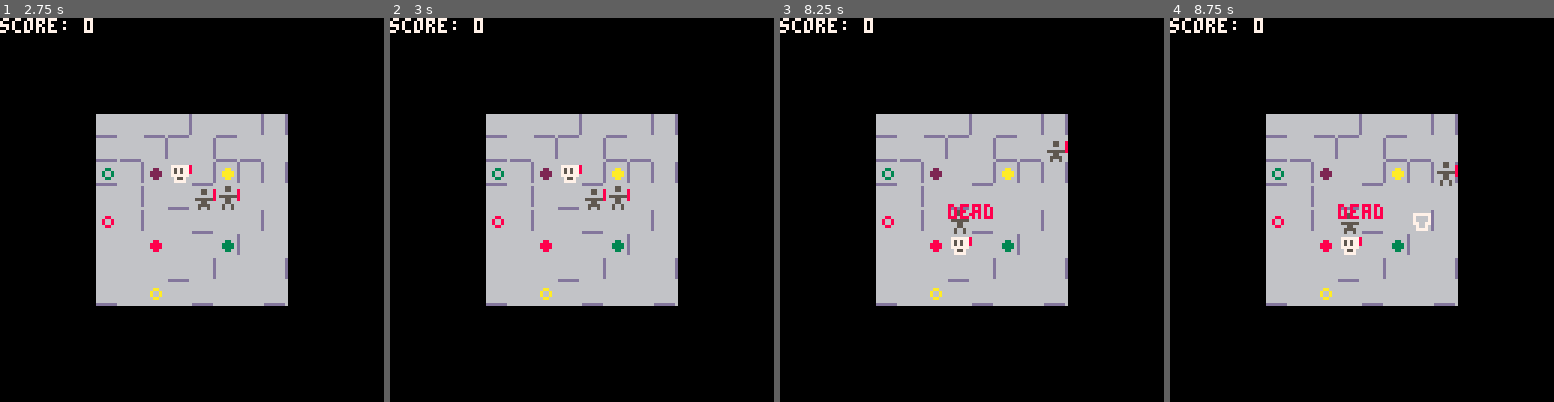
Above: before the commit, frames 1-4 (left to right).
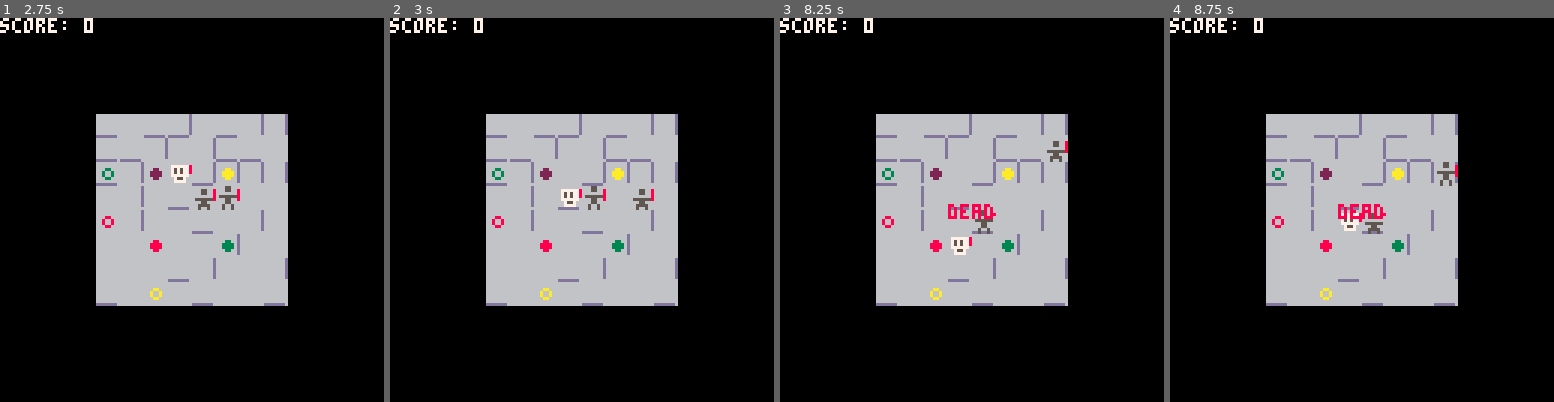
Above: after the commit, the same moments.

Repository: taylordolan/grid-folks
Game: PICO-8 cartridge grid_folks.p8
Same seed, same stepped clock (60 frames per second), same inputs: the game is played once before the commit and once after it.
Inputs:
- Up to frame 1 (2.75 s): tap X (X key) at 0.33, 1.07, 1.85 s; hold Right 1.6-2.1 s; hold Up 2.15-2.42 s; hold Right from 2.47 s (still down)
- Up to frame 2 (3 s): keep holding Right; tap X (X key) at 2.97 s
- Up to frame 3 (8.25 s): release Right at 3.03 s; hold Left 3.08-3.58 s; hold Down 3.63-3.97 s; hold Right 4.02-4.68 s; tap X (X key) every 1.12 s from 4.08 to 7.43 s; hold Up 4.73-5.03 s; hold Left 5.08-5.68 s; hold Down 5.73-6.03 s; hold Right 6.08-6.58 s; hold Right 6.63-7.13 s; hold Up 7.18-7.45 s; hold Right 7.5-8.07 s; hold Left from 8.12 s (still down)
- Up to frame 4 (8.75 s): tap X (X key) at 8.55 s; release Left at 8.62 s; hold Down from 8.67 s (still down)

Frame 1 is identical in both runs. In frame 2, 0.8% of the frame differs, in the area x 44-69%, y 38-50%; in frame 3, 0.2%; in frame 4, 0.6%.

Commit message:
objects track their own locations

Diff:
--- a/grid_folks.p8
+++ b/grid_folks.p8
@@ -24,11 +24,11 @@
 -- [x] when a potential tile is triggered, reset walls and deploy 3 more random ones
 -- [x] have enemies appear on a fixed schedule
 -- [x] telegraph enemy arrival a turn in advance
+-- [x] things should probably keep track of their own x and y locations
 -- [ ] enemies should trigger effect tiles when they spawn on them
 -- [ ] replace melee with dash ability
 -- [ ] rework _draw() so there's more space between tiles
 -- [ ] have enemies appear on an increasing schedule
--- [ ] things should probably keep track of their own x and y locations
 
 function _init()
 
@@ -77,23 +77,31 @@
   end
 
   local melee_tile = {
+    x = null,
+    y = null,
     type = "effect",
     name = "melee",
     sprite = sprites.effect_melee,
     hero_sprite = sprites.hero_melee
   }
   local shoot_tile = {
+    x = null,
+    y = null,
     type = "effect",
     name = "shoot",
     sprite = sprites.effect_shoot,
     hero_sprite = sprites.hero_shoot
   }
   local health_tile = {
+    x = null,
+    y = null,
     type = "effect",
     name = "health",
     sprite = sprites.effect_health,
   }
   local score_tile = {
+    x = null,
+    y = null,
     type = "effect",
     name = "score",
     sprite = sprites.effect_score,
@@ -193,50 +201,6 @@
   helper functions
 --]]
 
--- get the location of a thing
-function find(thing)
-	for x = 1, rows do
-		for y = 1, cols do
-			for next in all(board[x][y]) do
-				if next == thing then
-					local location = {}
-					location.x = x
-					location.y = y
-					return location
-				end
-			end
-		end
-	end
-end
-
--- get the col of a thing
-function x(thing)
-	for x = 1, rows do
-		for y = 1, cols do
-			local tile = board[x][y]
-			for next in all(tile) do
-				if next == thing then
-					return x
-				end
-			end
-		end
-	end
-end
-
--- get the row of a thing
-function y(thing)
-	for x = 1, rows do
-		for y = 1, cols do
-			local tile = board[x][y]
-			for next in all(tile) do
-				if next == thing then
-					return y
-				end
-			end
-		end
-	end
-end
-
 -- returns a random tile from the board
 function random_tile()
   -- create an array of all tiles
@@ -285,28 +249,22 @@
 -- move a thing to a tile
 function set_tile(thing, dest)
 
-  local dest_x = dest[1]
-  local dest_y = dest[2]
-
   -- do nothing if dest is off the board
 	if location_exists(dest) == false then
 	  return
 	end
 
 	-- remove it from its current tile
-	for x = 1, rows do
-		for y = 1, cols do
-      local here = board[x][y]
-      for next in all(here) do
-        if next == thing then
-          del(here, thing)
-        end
-      end
-		end
-	end
+  if thing.x and thing.y then
+    del(board[thing.x][thing.y], thing)
+  end
 
 	-- add it to the dest tile
-	add(board[dest_x][dest_y], thing)
+	add(board[dest[1]][dest[2]], thing)
+
+  -- set its x and y values
+  thing.x = dest[1]
+  thing.y = dest[2]
 end
 
 -- deploys a thing to a random tile
@@ -394,6 +352,8 @@
 function create_hero()
   local hero = {
 
+    x = null,
+    y = null,
 		type = "hero",
     base_sprite = 17,
     sprite = null,
@@ -407,9 +367,7 @@
     -- update hero
 		update = function(self)
 
-      local self_x = x(self)
-      local self_y = y(self)
-      local self_tile = {self_x, self_y}
+      local self_tile = {self.x, self.y}
 
       -- find the other hero
       local companion
@@ -443,8 +401,7 @@
       -- this is called when the player hits a direction on their turn.
       -- it determines which action should be taken and triggers it.
       function act(direction)
-        -- local self_tile = {x(self), y(self)}
-        local next_tile = {self_x + direction[1], self_y + direction[2]}
+        local next_tile = {self.x + direction[1], self.y + direction[2]}
         if location_exists(next_tile) then
           shoot_target = get_shoot_target(direction)
           melee_target = get_melee_target(next_tile)
@@ -500,14 +457,12 @@
       -- given an enemy and an amount of damage,
       -- hit it and then kill if it has no health
       function hit_enemy(enemy, damage)
-        enemy_x = x(enemy)
-        enemy_y = y(enemy)
 
         enemy.health -= damage
 
         if (enemy.health <= 0) then
           del(enemies, enemy)
-          del(board[enemy_x][enemy_y], enemy)
+          del(board[enemy.x][enemy.y], enemy)
         end
         end_turn()
       end
@@ -516,15 +471,7 @@
       -- based on the effect tile that *this* hero is standing on
       function update_companion_effect()
 
-        local here = {x(self), y(self)}
-
-        -- -- find the other hero
-        -- local companion
-        -- if heroes[1] == self then
-        --   companion = heroes[2]
-        -- else
-        --   companion = heroes[1]
-        -- end
+        local here = {self.x, self.y}
 
         -- set companion deets to their defaults
         companion.melee = false
@@ -544,8 +491,7 @@
 
       function update_potential_tiles()
 
-        local companion_tile = {x(companion), y(companion)}
-        local self_tile = {x(self), y(self)}
+        local companion_tile = {companion.x, companion.y}
         self_potential_tile = find_type_in_tile("potential", self_tile)
         companion_potential_tile = find_type_in_tile("potential", companion_tile)
 
@@ -553,7 +499,7 @@
 
           local to_destroy = {self_potential_tile, companion_potential_tile}
           for next in all(to_destroy) do
-            del(board[x(next)][y(next)], next)
+            del(board[next.x][next.y], next)
           end
 
           for x = 1, rows do
@@ -590,12 +536,12 @@
       function end_turn()
         update_companion_effect()
         for next in all(pre_enemies) do
-          local current_x = x(next)
-          local current_y = y(next)
           del(pre_enemies, next)
-          del(board[current_x][current_y], next)
-          local new_enemy = create_enemy({current_x, current_y})
-          new_enemy.stunned = true
+          del(board[next.x][next.y], next)
+          if not find_type_in_tile("hero", {next.x, next.y}) and not find_type_in_tile("enemy", {next.x, next.y}) then
+            local new_enemy = create_enemy({next.x, next.y})
+            new_enemy.stunned = true
+          end
         end
         if turns > 0 and turns % 8 == 0 then
           local new_pre_enemy = create_pre_enemy()
@@ -615,6 +561,8 @@
 
 function create_pre_enemy()
   pre_enemy = {
+    x = null,
+    y = null,
     type = "pre_enemy",
     sprite = sprites.pre_enemy
   }
@@ -625,6 +573,8 @@
 -- create an enemy and add it to the array of enemies
 function create_enemy(tile)
 	enemy = {
+    x = null,
+    y = null,
     type = "enemy",
     sprite = sprites.enemy,
     health = 3,
@@ -637,17 +587,12 @@
         return
       end
 
-      local found_self = find(self)
-			local self_x = found_self.x
-			local self_y = found_self.y
-      local self_tile = {self_x, self_y}
-
-      local a = find(hero_a)
-			local a_tile = {a.x, a.y}
+      local self_tile = {self.x, self.y}
+
+			local a_tile = {hero_a.x, hero_a.y}
 			local a_dist = distance(self_tile, a_tile)
 
-      local b = find(hero_b)
-			local b_tile = {b.x, b.y}
+			local b_tile = {hero_b.x, hero_b.y}
 			local b_dist = distance(self_tile, b_tile)
 
       function health_effect()
@@ -836,10 +781,14 @@
 
   for i = 1, 16 do
     local wall_right = {
+      x = null,
+      y = null,
       type = "wall_right",
       sprite = sprites.wall_right
     }
     local wall_down = {
+      x = null,
+      y = null,
       type = "wall_down",
       sprite = sprites.wall_down
     }
